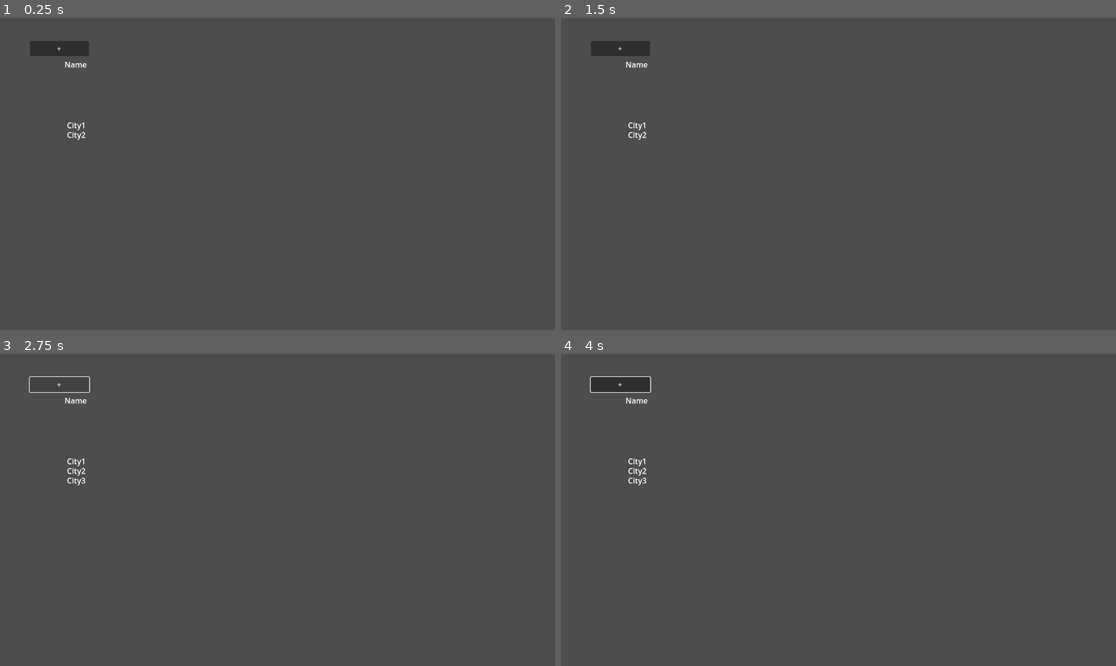
Above: before the commit, frames 1-4 (two rows, left to right).
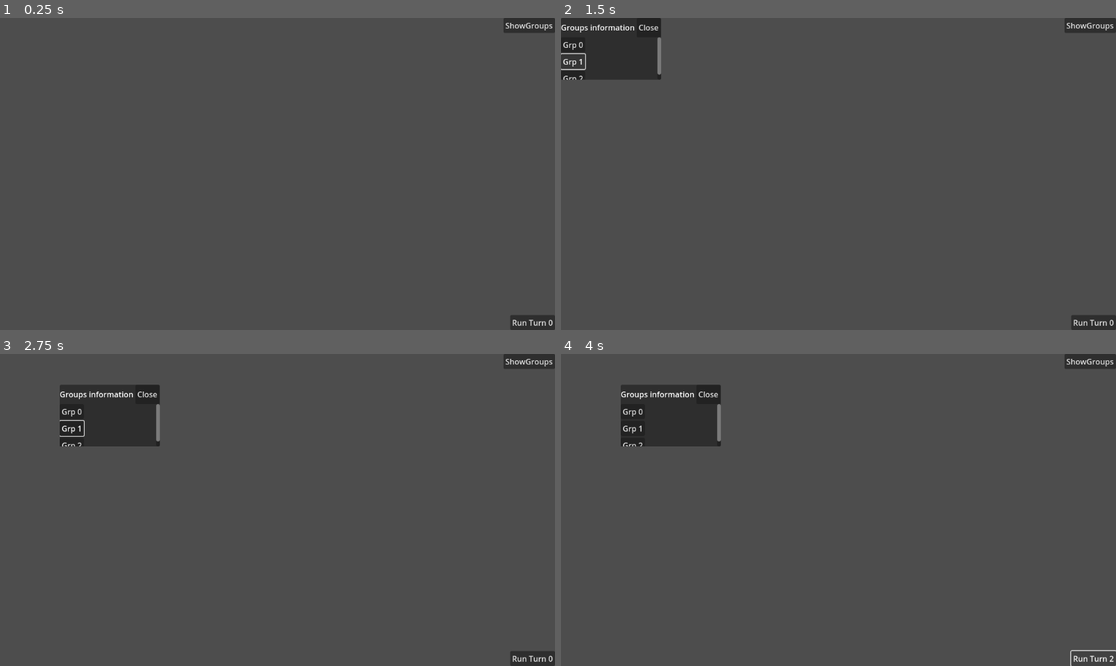
Above: after the commit, the same moments.

Repository: aletowk/godot-civ
Game: Godot game, scene res://scenes/main/main.tscn
The game is run twice, just before and just after one commit, with the same random seed, the same clock (stepped at 60 frames per second) and the same inputs. Before the commit the project starts from res://main.tscn.
Inputs (mouse positions are in pixels of both pictures, inside the frame that each line leads up to):
- Up to frame 1 (0.25 s): no input
- Up to frame 2 (1.5 s): click (1088, 24) at 0.5 s, where only the run after the commit has a clickable "ShowGroups"; click (572, 61) at 1.25 s, where only the run after the commit has a clickable "Grp 1"
- Up to frame 3 (2.75 s): click (61, 385) at 2 s, where only the run before the commit has a clickable "+"
- Up to frame 4 (4 s): click (1093, 659) at 2.75 s, where only the run after the commit has a clickable "Run Turn 0"; click (1093, 659) at 3.5 s, where only the run after the commit has a clickable "Run Turn 1"

The runs differ from the first frame. In frame 1, 1.4% of the frame differs, in the area x 5-100%, y 0-100%; in frame 2, 3.6%; in frame 3, 4.2%; in frame 4, 4.3%.

Commit message:
Add a UI Debug container with "ShowGroups" button that pop ups a ScrollContainer with groups name as button text (Mouvable with Mouse LeftClick)

Diff:
--- a/project.godot
+++ b/project.godot
@@ -11,6 +11,14 @@
 [application]
 
 config/name="godot-civ"
-run/main_scene="res://main.tscn"
+run/main_scene="res://scenes/main/main.tscn"
 config/features=PackedStringArray("4.3", "Forward Plus")
 config/icon="res://icon.svg"
+
+[input]
+
+Click={
+"deadzone": 0.5,
+"events": [Object(InputEventMouseButton,"resource_local_to_scene":false,"resource_name":"","device":-1,"window_id":0,"alt_pressed":false,"shift_pressed":false,"ctrl_pressed":false,"meta_pressed":false,"button_mask":1,"position":Vector2(117, 26),"global_position":Vector2(126, 72),"factor":1.0,"button_index":1,"canceled":false,"pressed":true,"double_click":false,"script":null)
+]
+}
--- /dev/null
+++ b/scenes/main/UI/Debug/groups_debug.gd
@@ -0,0 +1,36 @@
+extends Control
+class_name  GroupsDebug
+
+var groups: Array[Group]
+var init_pos: Vector2
+var mouse_over: bool = false
+
+func _ready() -> void:
+	init_pos = position
+
+func _on_panel_mouse_entered() -> void:
+	mouse_over = true
+
+func _on_panel_mouse_exited() -> void:
+	if !Input.is_action_pressed("Click"):
+		mouse_over = false
+
+func _on_panel_close() -> void:
+	queue_free()
+
+func _process(delta: float) -> void:
+	# * Check for drag replacement
+	if Input.is_action_pressed("Click") and mouse_over:
+		var diff = init_pos - get_global_mouse_position()
+		if diff != Vector2.ZERO:
+			# Click is registered in ProjectSettings>InputMap
+			position -= diff + size/2
+			init_pos = position
+
+func init(_groups: Array[Group]):
+	groups = _groups
+	for group in groups:
+		var butt = Button.new()
+		butt.name = group.name
+		butt.text = group.name
+		$Panel/ScrollContainer/VBoxContainer.add_child(butt)
--- /dev/null
+++ b/scenes/main/UI/Debug/groups_debug.tscn
@@ -0,0 +1,41 @@
+[gd_scene load_steps=2 format=3 uid="uid://0384bd0gxlij"]
+
+[ext_resource type="Script" path="res://scenes/main/UI/Debug/groups_debug.gd" id="1_e6soe"]
+
+[node name="GroupsDebug" type="Control"]
+layout_mode = 3
+anchors_preset = 0
+script = ExtResource("1_e6soe")
+
+[node name="Panel" type="Panel" parent="."]
+layout_mode = 0
+offset_right = 208.0
+offset_bottom = 128.0
+
+[node name="HBoxContainer" type="HBoxContainer" parent="Panel"]
+layout_mode = 0
+offset_right = 40.0
+offset_bottom = 40.0
+
+[node name="Label" type="Label" parent="Panel/HBoxContainer"]
+layout_mode = 2
+text = "Groups information"
+
+[node name="Close" type="Button" parent="Panel/HBoxContainer"]
+layout_mode = 2
+text = "Close"
+
+[node name="ScrollContainer" type="ScrollContainer" parent="Panel"]
+layout_mode = 1
+anchors_preset = 10
+anchor_right = 1.0
+offset_top = 40.0
+offset_bottom = 128.0
+grow_horizontal = 2
+
+[node name="VBoxContainer" type="VBoxContainer" parent="Panel/ScrollContainer"]
+layout_mode = 2
+
+[connection signal="mouse_entered" from="Panel" to="." method="_on_panel_mouse_entered"]
+[connection signal="mouse_exited" from="Panel" to="." method="_on_panel_mouse_exited"]
+[connection signal="pressed" from="Panel/HBoxContainer/Close" to="." method="_on_panel_close"]
--- a/scenes/main/game_engine.gd
+++ b/scenes/main/game_engine.gd
@@ -10,10 +10,15 @@
 
 func initialize() -> void:
 	# Create player group
-	var grp = Group.new()
-	var resources = GroupResources.new(10, 100)
-	grp.init("Grp 1", true, resources)
-	groups.append(grp)
+	for i in range(3):
+		var grp = Group.new()
+		var resources = GroupResources.new(10, 100)
+		grp.init("Grp %d"%i, true, resources)
+		groups.append(grp)
+
+	# Init UI
+	var ui: UI = get_parent().get_node("CanvasLayer/UI")
+	ui.init(groups)
 
 func run() -> void:
 	print("Run Turn %d"%turn_number)
@@ -23,8 +28,6 @@
 	print(groups)
 
 func _on_run_pressed() -> void:
-
 	run()
-
 	turn_number += 1
 	get_parent().get_node("CanvasLayer/UI/Run").text = "Run Turn %d"%turn_number
--- a/scenes/main/main.tscn
+++ b/scenes/main/main.tscn
@@ -1,6 +1,7 @@
-[gd_scene load_steps=2 format=3 uid="uid://267dv68cm0nq"]
+[gd_scene load_steps=3 format=3 uid="uid://267dv68cm0nq"]
 
 [ext_resource type="Script" path="res://scenes/main/game_engine.gd" id="1_eqygl"]
+[ext_resource type="Script" path="res://scenes/main/ui.gd" id="2_6abt1"]
 
 [node name="Main" type="Node2D"]
 
@@ -12,9 +13,10 @@
 [node name="UI" type="Control" parent="CanvasLayer"]
 layout_mode = 3
 anchors_preset = 0
-offset_right = 640.0
-offset_bottom = 480.0
+offset_right = 1152.0
+offset_bottom = 648.0
 size_flags_horizontal = 0
+script = ExtResource("2_6abt1")
 
 [node name="Run" type="Button" parent="CanvasLayer/UI"]
 layout_mode = 1
@@ -29,4 +31,18 @@
 grow_vertical = 0
 text = "Run"
 
+[node name="Debug" type="VBoxContainer" parent="CanvasLayer/UI"]
+layout_mode = 1
+anchors_preset = 1
+anchor_left = 1.0
+anchor_right = 1.0
+offset_left = -40.0
+offset_bottom = 40.0
+grow_horizontal = 0
+
+[node name="ShowGroups" type="Button" parent="CanvasLayer/UI/Debug"]
+layout_mode = 2
+text = "ShowGroups"
+
 [connection signal="pressed" from="CanvasLayer/UI/Run" to="GameEngine" method="_on_run_pressed"]
+[connection signal="pressed" from="CanvasLayer/UI/Debug/ShowGroups" to="CanvasLayer/UI" method="_on_show_groups_pressed"]
--- /dev/null
+++ b/scenes/main/ui.gd
@@ -0,0 +1,15 @@
+extends Control
+class_name UI
+
+var groups: Array[Group] # Copy of the groups instance in game_engine.gd
+
+func init(_groups: Array[Group]) -> void:
+	groups = _groups
+
+func _on_show_groups_pressed() -> void:
+	var grp_dbg_scroll_nodename = "GroupsDebugScroll"
+	if( !get_node(grp_dbg_scroll_nodename)):
+		var groups_dbg_scroll = preload("res://scenes/main/UI/Debug/groups_debug.tscn").instantiate()
+		groups_dbg_scroll.name = grp_dbg_scroll_nodename
+		add_child(groups_dbg_scroll)
+		groups_dbg_scroll.init(groups)
